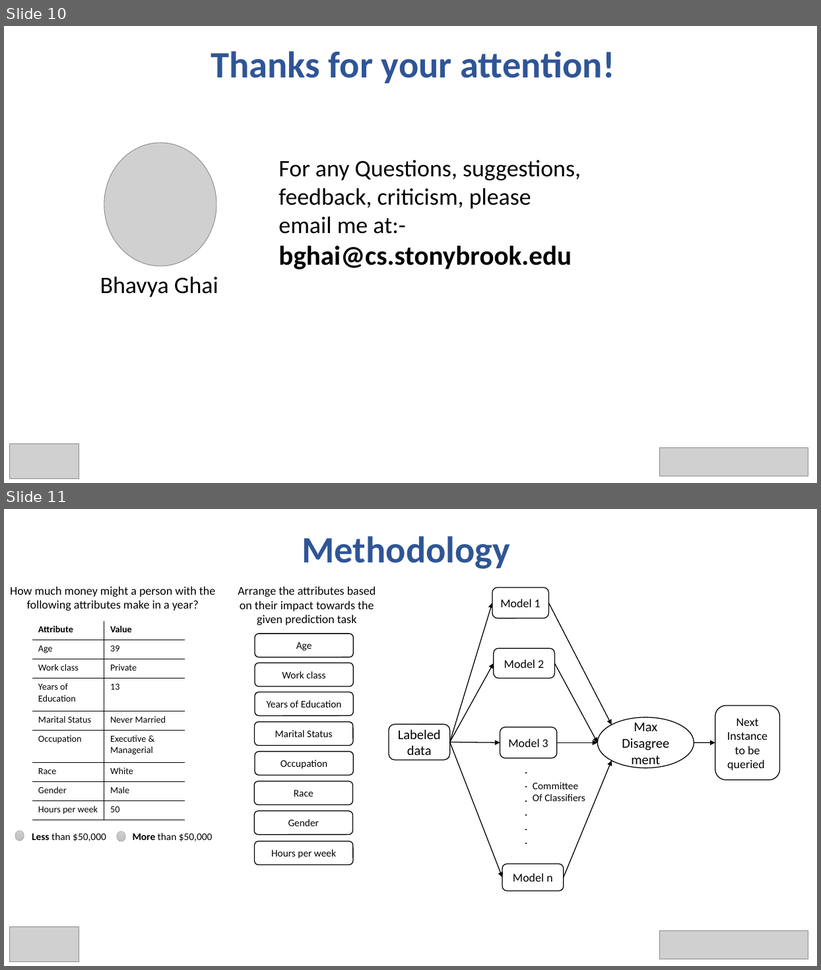
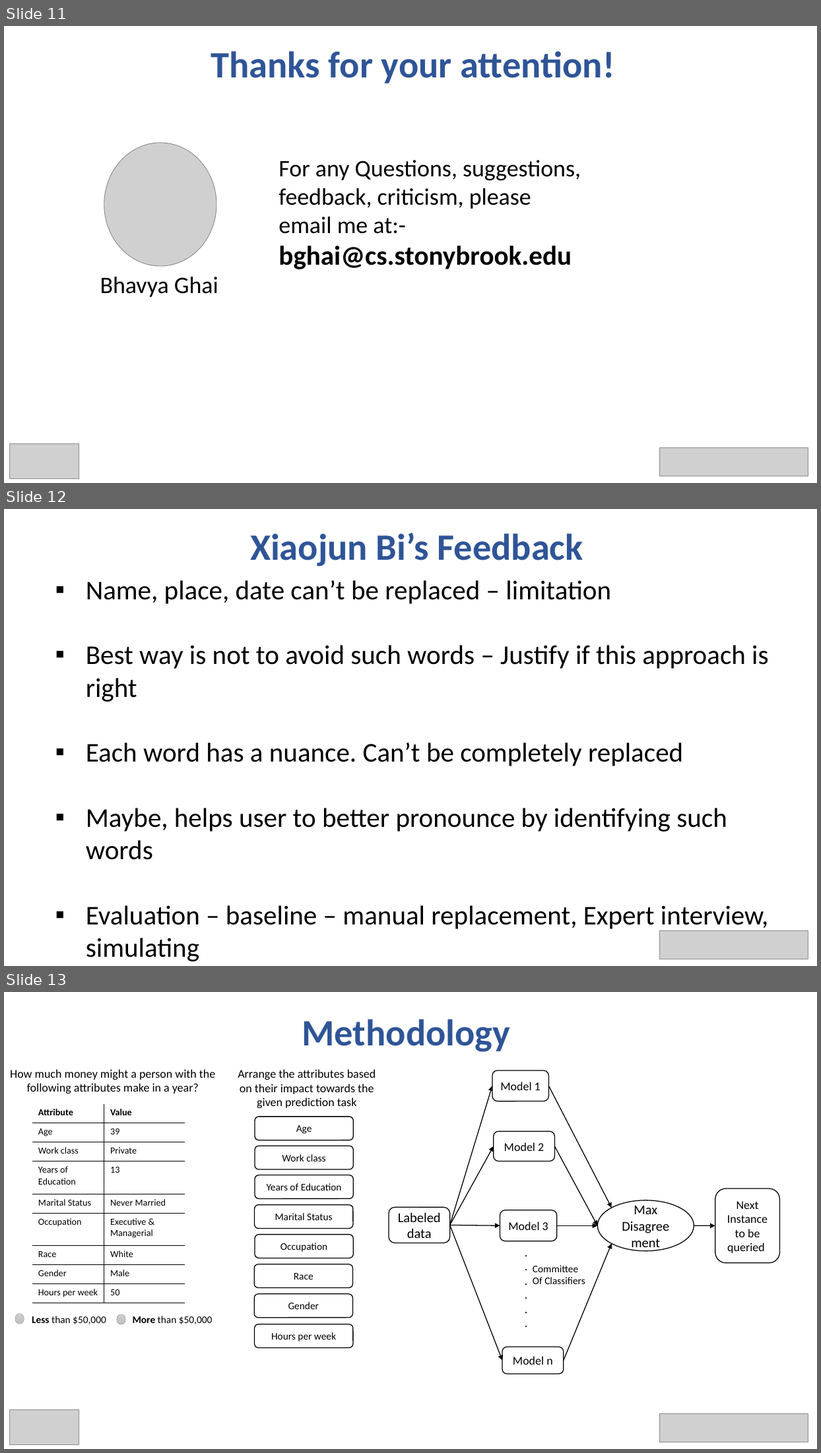
Before and after one commit to bhavyaghai/Fluent, a slide deck: presentation.pptx. Shown one above the other, each under a label of ours: slides 10 and 11 before the commit, slides 11, 12 and 13 after it. The pictures are 821x970 and 821x1453 pixels, drawn with LibreOffice and Linux fonts; fonts in the diff are those of the drawing; grey boxes stand for pictures. Boxes give left, top, right and bottom in pixels: in the first picture for what was removed or moved away, otherwise in the second. Text is boxed around its words. In the diff, an @@ line names an element or a change of style, - is before the commit and + after.

```diff
--- a/presentation.pptx
+++ b/presentation.pptx
@@ slide 12 added at (4,509,817,966), background #FFFFFF @@
@@ text added at (250,533,583,566), 44 pt, text #2F5597, bold @@
+Xiaojun Bi’s Feedback
@@ text added at (86,580,768,962), 32 pt, text #000000 @@
+▪ Name, place, date can’t be replaced – limitation
+▪ Best way is not to avoid such words – Justify if this approach is right
+▪ Each word has a nuance. Can’t be completely replaced
+▪ Maybe, helps user to better pronounce by identifying such words
+▪ Evaluation – baseline – manual replacement, Expert interview, simulating
@@ picture added at (660,931,809,960) @@
@@ what was slide 10 is now slide 11 @@
@@ what was slide 11 is now slide 13 @@
```
Also in this commit, not shown: 1 slide changed, 3 other slides added, 2 slides removed, 11 other files.
